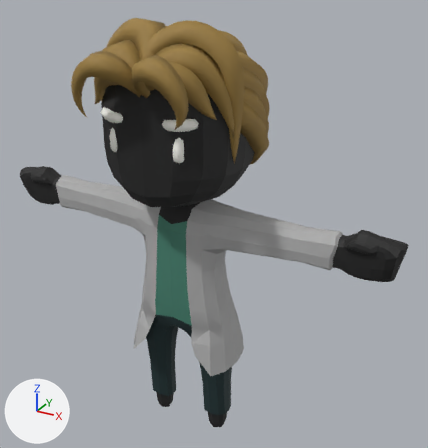
An edit to the glTF model dead-city/models/characters/doctor.glb, drawn before and after from the same camera.
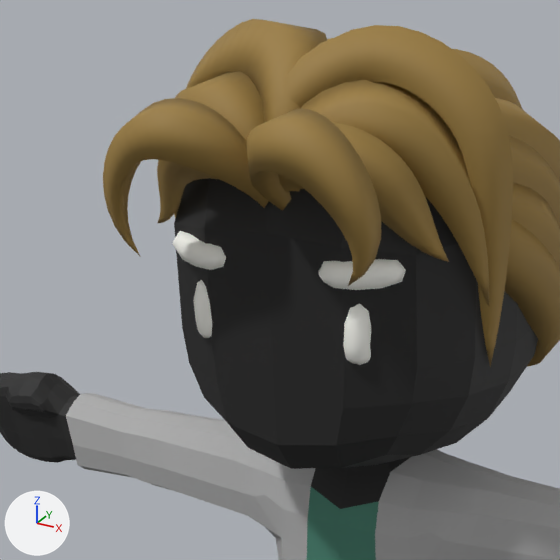
Old and new are each drawn whole from a 50 mm camera at (2.16, -3.48, 3.62) aimed at (0.18, 0.13, 1.82) and again close up on the part from 7% to 62% of the width and 2% to 55% of the height. The axes (+X, +Y, +Z) are drawn at lower left. The lights are the same throughout. The older version's two pictures come first. Vertices at exactly the same position are counted once.

Objects in the first close-up: 'Body'.
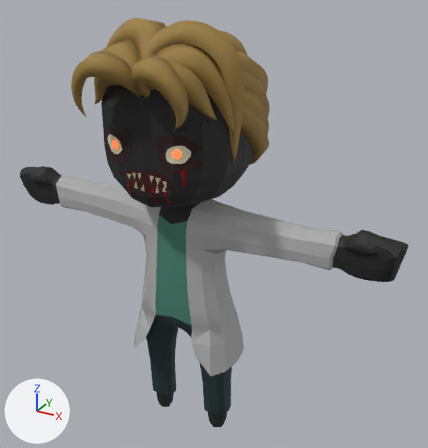
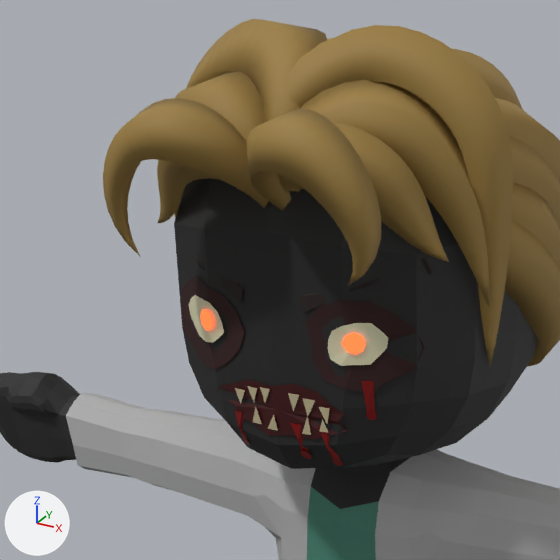
The edits, one by one:
Material 'FaceTeeth' (mat_faceteeth) is new.
Its base color is (0.48, 0.42, 0.26) (beige #b8ad8b).
Its roughness is 0.55.
Material 'FaceSocket' (mat_facesocket) is new.
Its base color is (0.03, 0.006, 0.006) (dark red #301212).
Its roughness is 0.85.
Material 'FaceBrow' (mat_facebrow) is new.
Its base color is (0.02, 0.012, 0.01) (black #271d19).
Its roughness is 0.9.
Material 'FaceEye' (mat_faceeye) is new.
Its base color is (0.62, 0.6, 0.4) (beige #cecbaa).
Its roughness is 0.6.
Its emission color is (0.0372, 0.036, 0.024) (dark grey #36352b).
Its emission strength is 1.0.
Material 'FacePupil' (mat_facepupil) is new.
Its base color is (1.0, 0.08, 0.02) (red #ff5027).
Its roughness is 0.6.
Its emission color is (1.0, 0.08, 0.02) (red #ff5027).
Its emission strength is 3.0.
Material 'FaceBlood' (mat_faceblood) is new.
Its base color is (0.2, 0.0, 0.0) (dark red #7c0000).
Its roughness is 0.15.
Material 'FaceMouth' (mat_facemouth) is new.
Its base color is (0.045, 0.0, 0.0) (dark red #3c0000).
Its roughness is 0.4.
me_cunurbspath_010 is used by ob_body; location (0.0, 0.0, 0.0).
me_cunurbspath_010 had 3336 vertices, 6498 faces and spanned x -1.62..1.62, y -0.72..0.61, z -0.02..3.31.
me_cunurbspath_010 now has 3371 vertices, 6354 faces and spans x -1.62..1.62, y -0.72..0.61, z -0.02..3.31.
me_cunurbspath_010 part 1: the loose piece of 42 vertices spanning x -0.37..-0.14, y -0.5..-0.39, z 2.67..2.76 is rebuilt with 5 vertices and now spans x -0.42..-0.09, y -0.49..-0.35, z 2.6..2.76, in mat_facebrow (black #271d19).
me_cunurbspath_010 part 2: the loose piece of 42 vertices spanning x 0.14..0.37, y -0.5..-0.39, z 2.67..2.76 is rebuilt with 5 vertices and now spans x 0.09..0.42, y -0.49..-0.35, z 2.6..2.76, in mat_facebrow (black #271d19).
Part 3, on me_cunurbspath_010:
84 vertices are removed from x -0.28..0.28, y -0.49..-0.4, z 2.47..2.65.
160 faces are deleted.
193 vertices are added at x -0.38..0.4, y -0.5..-0.37, z 2.16..2.65.
28 new faces join them, mat_facesocket (dark red #301212).
28 new faces join them, mat_faceeye (beige #cecbaa).
16 new faces join them, mat_facepupil (red #ff5027, glowing red #ff5027).
18 new faces join them, mat_facemouth (dark red #3c0000).
30 new faces join them, mat_faceteeth (beige #b8ad8b).
48 new faces join them, mat_faceblood (dark red #7c0000).
me_cunurbspath_010 no longer uses material mat_face (white #fffff8).
me_cunurbspath_010 gains material mat_facesocket (dark red #301212).
me_cunurbspath_010 gains material mat_faceeye (beige #cecbaa).
me_cunurbspath_010 gains material mat_facepupil (red #ff5027, glowing red #ff5027).
me_cunurbspath_010 gains material mat_facebrow (black #271d19).
me_cunurbspath_010 gains material mat_facemouth (dark red #3c0000).
me_cunurbspath_010 gains material mat_faceteeth (beige #b8ad8b).
me_cunurbspath_010 gains material mat_faceblood (dark red #7c0000).

Location of each change, [x1, y1, x2, y2] in pixels of the close-ups (560 x 560 px; the box of a moved part takes in the faces that stretch with it):
part 1 of me_cunurbspath_010, rebuilt: before [172, 231, 226, 270]; after [189, 249, 243, 303]
part 2 of me_cunurbspath_010, rebuilt (52% wider, 75% taller): before [319, 259, 406, 290]; after [299, 258, 432, 313]
part 3 of me_cunurbspath_010, moved or reshaped: before [193, 280, 371, 365]; after [180, 276, 425, 466]
